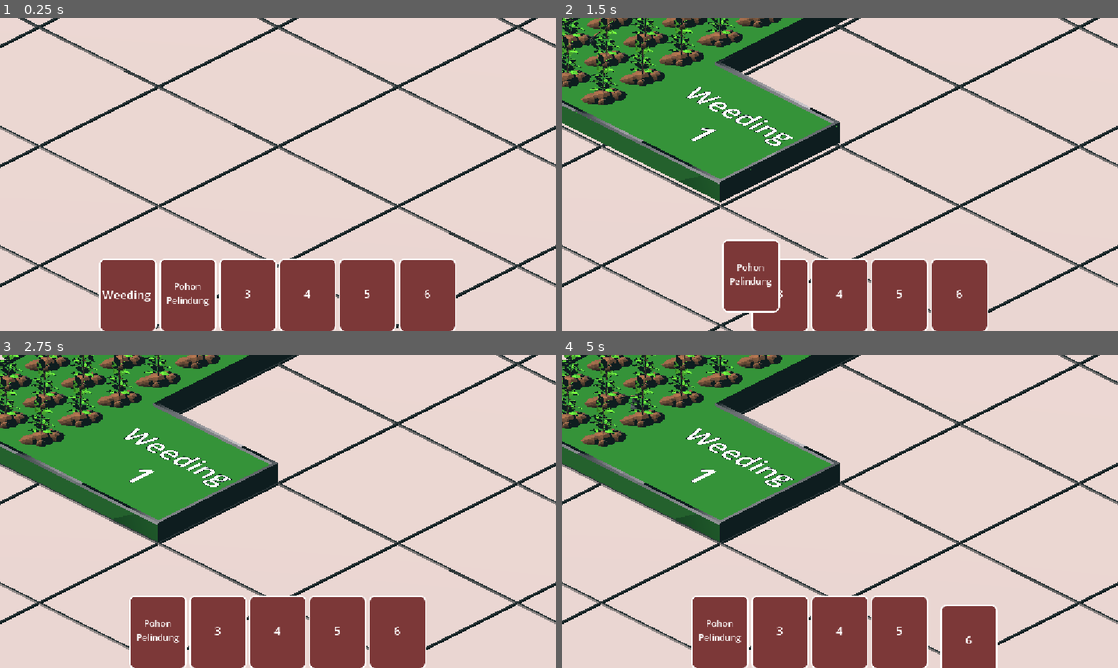
Above: before the commit, frames 1-4 (two rows, left to right).
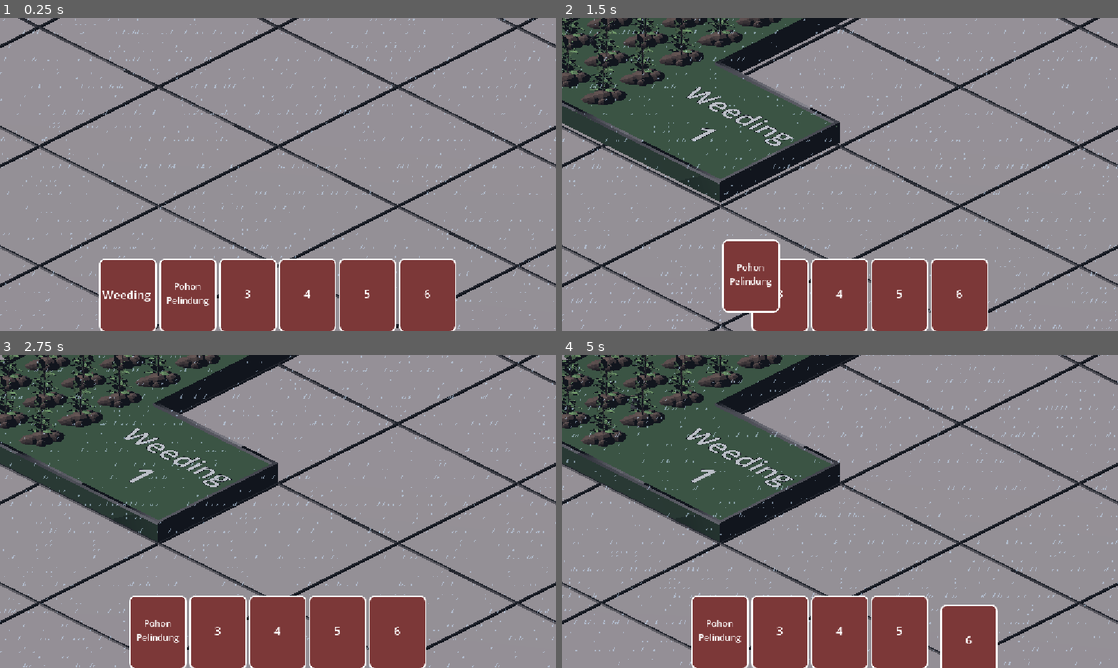
Above: after the commit, the same moments.

Repository: ATHARAIF/GHM-STUDIO
Game: Godot game, scene res://scenes/grounds/ground.tscn
The game is run twice, just before and just after one commit, with the same random seed, the same clock (stepped at 60 frames per second) and the same inputs.
Inputs (mouse positions are in pixels of both pictures, inside the frame that each line leads up to):
- Up to frame 1 (0.25 s): no input
- Up to frame 2 (1.5 s): drag from (689, 293) to (895, 105) at 0.52 s; drag from (717, 293) to (812, 237) at 1.27 s
- Up to frame 3 (2.75 s): move the mouse to (216, 630) at 2.02 s; tap R (rotate) at 2.1 s; click (216, 630) at 2.17 s
- Up to frame 4 (5 s): drag from (840, 630) to (673, 464) at 2.77 s; drag from (901, 630) to (867, 511) at 3.52 s; drag from (962, 630) to (756, 433) at 4.27 s

The runs differ from the first frame. In frame 1, 82% of the frame differs, in the area x 0-100%, y 0-100%; in frame 2, 81%; in frame 3, 80%; in frame 4, 80%.

Commit message:
{CREATE} Shader Hujan

Diff:
--- a/scenes/grounds/ground.tscn
+++ b/scenes/grounds/ground.tscn
@@ -5,7 +5,7 @@
 [ext_resource type="Script" uid="uid://br3fhnsgmnusd" path="res://scripts/tiles/GroundTile.gd" id="3_w5yvf"]
 [ext_resource type="Shader" uid="uid://dq8okqltd833b" path="res://shaders/CRT_shader.gdshader" id="4_4a7qg"]
 [ext_resource type="PackedScene" uid="uid://curxl7jch8dov" path="res://scenes/cards/card_hand.tscn" id="4_w5yvf"]
-[ext_resource type="Shader" uid="uid://bcxjo56cugxhg" path="res://shaders/graphic_shader.gdshader" id="5_jgxd4"]
+[ext_resource type="Shader" uid="uid://df2ltnm1ltiqk" path="res://shaders/raining.gdshader" id="5_jgxd4"]
 
 [sub_resource type="StandardMaterial3D" id="StandardMaterial3D_4a7qg"]
 resource_name = "color test"
@@ -80,9 +80,19 @@
 
 [sub_resource type="ShaderMaterial" id="ShaderMaterial_ybjhs"]
 shader = ExtResource("5_jgxd4")
-shader_parameter/warm_color = Color(0.72, 0.9626667, 1, 1)
-shader_parameter/tint_amount = 0.2290000108775
-shader_parameter/contrast = 1.29200006137
+shader_parameter/overcast_color = Color(0.2, 0.25, 0.35, 1)
+shader_parameter/overcast_blend = 0.330000015675
+shader_parameter/saturation = 0.4
+shader_parameter/rain_speed = 0.89200003911012
+shader_parameter/rain_density = 0.142000006745
+shader_parameter/rain_angle = 0.28800006118
+shader_parameter/rain_color = Color(0.8, 0.9, 1, 0.5)
+shader_parameter/rain_width = 0.012000000569999999
+shader_parameter/rain_length = 0.15700000675898
+shader_parameter/rain_scale = 0.85700003744762
+shader_parameter/lightning_frequency = 2.28900010546762
+shader_parameter/lightning_chance = 0.1290000061275
+shader_parameter/lightning_color = Color(1, 1, 1, 1)
 
 [node name="ground" type="Node3D" unique_id=1641503286]
 script = ExtResource("1_lmksl")
@@ -505,6 +515,16 @@
 mouse_filter = 2
 
 [node name="basic_Shader" type="ColorRect" parent="CanvasLayer" unique_id=1457174090]
+visible = false
+material = SubResource("ShaderMaterial_ybjhs")
+anchors_preset = 15
+anchor_right = 1.0
+anchor_bottom = 1.0
+grow_horizontal = 2
+grow_vertical = 2
+mouse_filter = 2
+
+[node name="raining" type="ColorRect" parent="CanvasLayer" unique_id=857185800]
 material = SubResource("ShaderMaterial_ybjhs")
 anchors_preset = 15
 anchor_right = 1.0
--- /dev/null
+++ b/shaders/raining.gdshader
@@ -0,0 +1,92 @@
+shader_type canvas_item;
+
+// Mengambil tekstur layar
+uniform sampler2D screen_texture : hint_screen_texture, repeat_disable, filter_nearest;
+
+// ==========================================
+// PARAMETER MENDUNG
+// ==========================================
+uniform vec4 overcast_color : source_color = vec4(0.2, 0.25, 0.35, 1.0);
+uniform float overcast_blend : hint_range(0.0, 1.0) = 0.6;
+uniform float saturation : hint_range(0.0, 1.0) = 0.4;
+
+// ==========================================
+// PARAMETER HUJAN
+// ==========================================
+uniform float rain_speed : hint_range(0.1, 10.0) = 4.0;
+uniform float rain_density : hint_range(0.0, 1.0) = 0.35;
+uniform float rain_angle : hint_range(-1.0, 1.0) = 0.2;
+uniform vec4 rain_color : source_color = vec4(0.8, 0.9, 1.0, 0.5);
+
+// KONTROL UKURAN PARTIKEL
+uniform float rain_width : hint_range(0.001, 0.1) = 0.02;
+uniform float rain_length : hint_range(0.01, 1.0) = 0.15;
+uniform float rain_scale : hint_range(0.1, 5.0) = 1.0;
+
+// ==========================================
+// PARAMETER KILAT / PETIR
+// ==========================================
+uniform float lightning_frequency : hint_range(0.1, 10.0) = 2.0;
+uniform float lightning_chance : hint_range(0.0, 1.0) = 0.1;
+uniform vec4 lightning_color : source_color = vec4(0.8, 0.9, 1.0, 1.0);
+
+// Fungsi Random 2D
+float random(vec2 uv) {
+    return fract(sin(dot(uv.xy, vec2(12.9898, 78.233))) * 43758.5453123);
+}
+
+void fragment() {
+    // 1. PROSES WARNA MENDUNG
+    vec4 base_color = texture(screen_texture, SCREEN_UV);
+    float grayscale = dot(base_color.rgb, vec3(0.299, 0.587, 0.114));
+    vec3 desaturated_color = mix(vec3(grayscale), base_color.rgb, saturation);
+    vec3 mood_color = mix(desaturated_color, overcast_color.rgb, overcast_blend);
+
+    // 2. EFEK KILAT PETIR (FLASH)
+    float time_tick = floor(TIME * lightning_frequency);
+    float tick_rand = random(vec2(time_tick, 42.0));
+
+    float is_lightning = step(1.0 - lightning_chance, tick_rand);
+
+    float time_fract = fract(TIME * lightning_frequency);
+    float flicker = max(0.0, sin(time_fract * 40.0)) * exp(-time_fract * 10.0);
+    float lightning_flash = is_lightning * flicker;
+
+    mood_color = mix(mood_color, lightning_color.rgb, lightning_flash * lightning_color.a);
+
+    // 3. PROSES HUJAN
+    vec2 uv = SCREEN_UV;
+    uv.x += uv.y * rain_angle;
+
+    float drop = 0.0;
+
+    for (float i = 1.0; i <= 3.0; i++) {
+        vec2 grid_uv = uv;
+
+        grid_uv.x = (grid_uv.x + i * 0.432) * 100.0 / rain_scale;
+        grid_uv.y = grid_uv.y * 10.0 * i / rain_scale;
+
+        // REVISI: Semua pengali kecepatan acak per-layer dan per-kolom udah dibuang.
+        // Sekarang sumbu Y dikurangi dengan kecepatan yang rata di semua ukuran grid.
+        grid_uv.y -= TIME * rain_speed * (10.0 * i / rain_scale);
+
+        float col_id = floor(grid_uv.x);
+        float row_id = floor(grid_uv.y);
+        float cell_rand = random(vec2(col_id, row_id + i));
+
+        vec2 drop_pos = fract(grid_uv);
+        drop_pos.x += (cell_rand - 0.5) * 0.5;
+
+        float current_drop = step(1.0 - rain_width, drop_pos.x) * step(1.0 - rain_length, drop_pos.y);
+
+        current_drop *= step(1.0 - rain_density, cell_rand);
+
+        drop += current_drop;
+    }
+
+    drop = clamp(drop, 0.0, 1.0);
+
+    // 4. GABUNGIN SEMUANYA
+    vec3 final_color = mix(mood_color, rain_color.rgb, drop * rain_color.a);
+    COLOR = vec4(final_color, base_color.a);
+}
Not shown, added: shaders/raining.gdshader.uid
